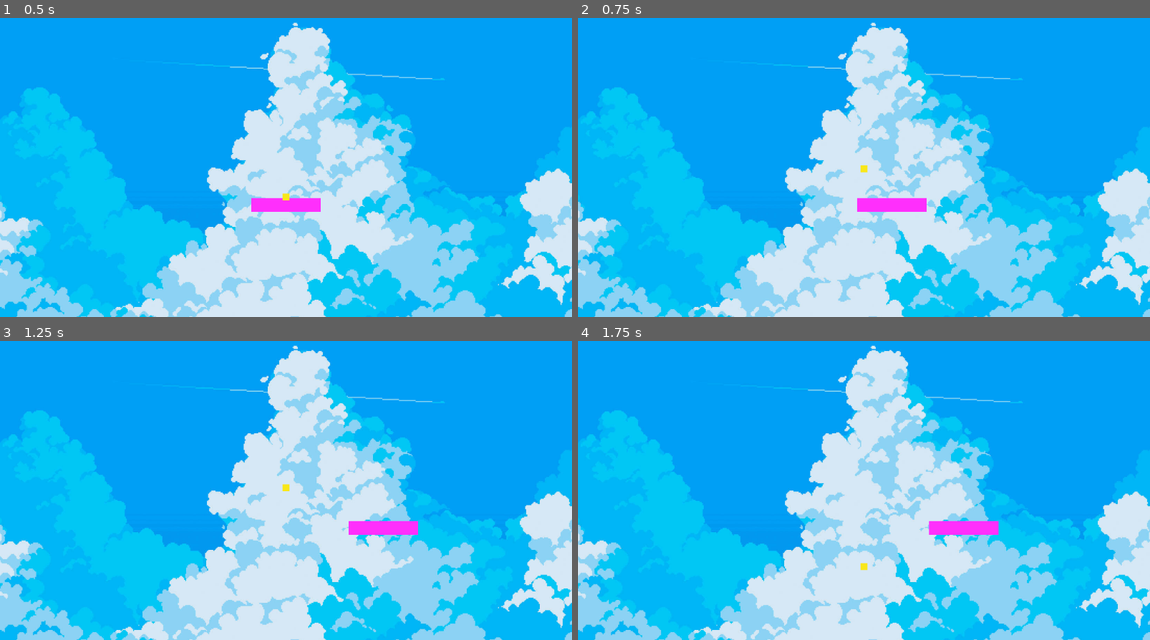
Above: before the commit, frames 1-4 (two rows, left to right).
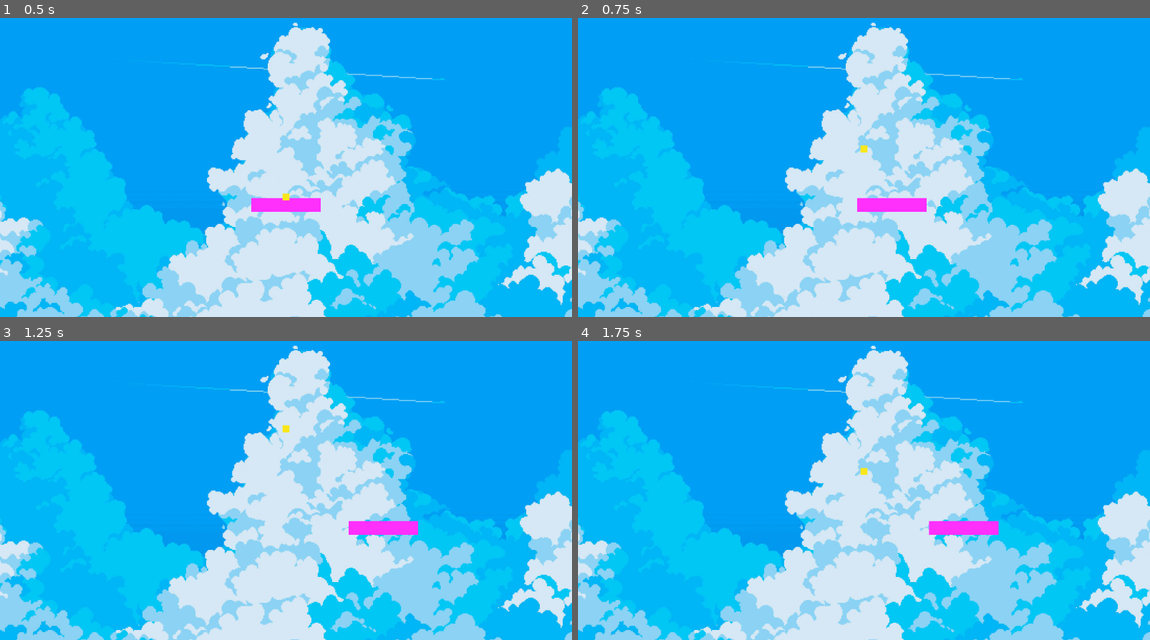
Above: after the commit, the same moments.

Repository: nimilgp/brackey-2025-aug
Game: Godot game, scene res://scenes/game.tscn
The game is run twice, just before and just after one commit, with the same random seed, the same clock (stepped at 60 frames per second) and the same inputs.
Inputs (mouse positions are in pixels of both pictures, inside the frame that each line leads up to):
- Up to frame 1 (0.5 s): no input
- Up to frame 2 (0.75 s): tap Enter at 0.5 s; move the mouse to (989, 140) at 0.52 s; hold Right (ui_right) from 0.53 s (still down); click (989, 140) at 0.67 s
- Up to frame 3 (1.25 s): keep holding Right (ui_right)
- Up to frame 4 (1.75 s): release Right (ui_right) at 1.25 s; drag from (749, 496) to (835, 544) at 1.27 s

Frame 1 is identical in both runs. In frame 2, less than 0.1% of the frame differs, in the area x 49-51%, y 42-52%; in frame 3, less than 0.1%; in frame 4, less than 0.1%, in the area x 49-51%, y 42-77%.

Commit message:
the ball is balling ;]

Diff:
--- a/scripts/ball.gd
+++ b/scripts/ball.gd
@@ -1,5 +1,7 @@
 extends RigidBody2D
 
+const X_VELOCITY = 300
+const Y_VELOCITY = -700
 
 
 # Called when the node enters the scene tree for the first time.
@@ -13,9 +15,6 @@
 func _physics_process(delta: float) -> void:
 	print("balls speed: ", linear_velocity)
 
-const Y_FORCE = -10000
-var thrust = Vector2(0, Y_FORCE)
-
 func _integrate_forces(state):
 	for node : CharacterBody2D in get_colliding_bodies():
 		if node.name == "paddle":
@@ -23,9 +22,11 @@
 			var paddle_rotation = node.read_current_rotation()
 
 			if paddle_rotation == "right":
-				thrust = Vector2(0, Y_FORCE)
+				linear_velocity.x = -X_VELOCITY
 			elif paddle_rotation == "left":
-				thrust = Vector2(0, Y_FORCE)
+				linear_velocity.x = X_VELOCITY
+			elif paddle_rotation == "center":
+				linear_velocity.x = 0
 
-			# apply rotated thrust
-			state.apply_force(thrust.rotated(rotation))
+			# maintain height
+			linear_velocity.y = Y_VELOCITY
